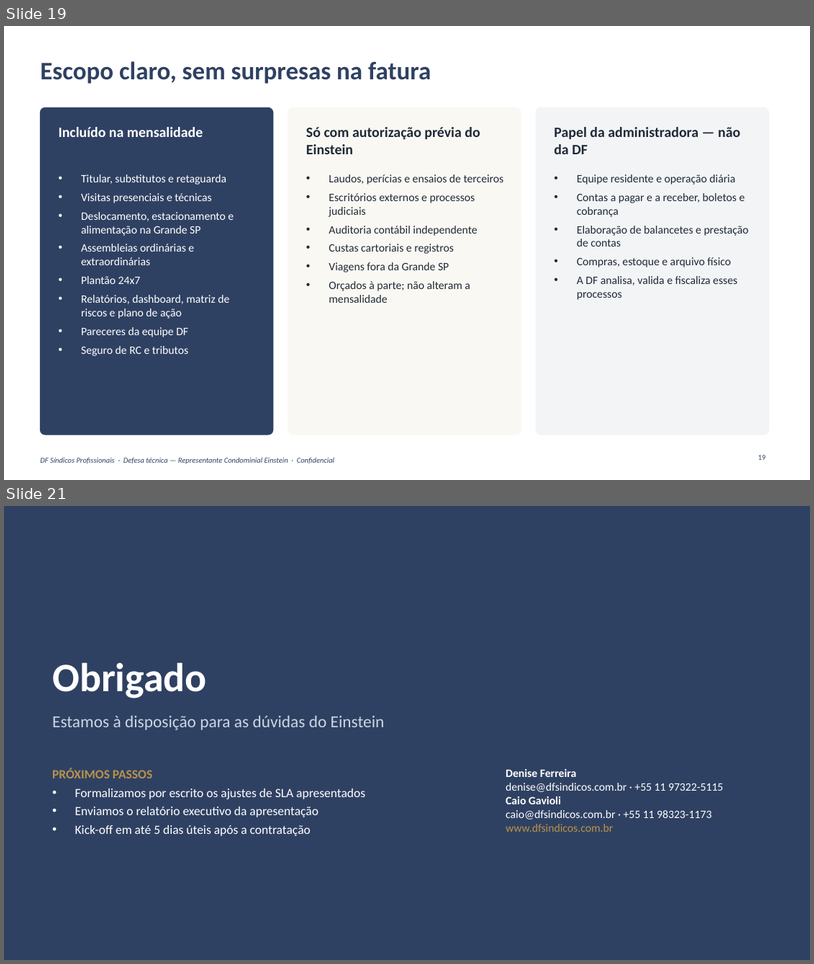
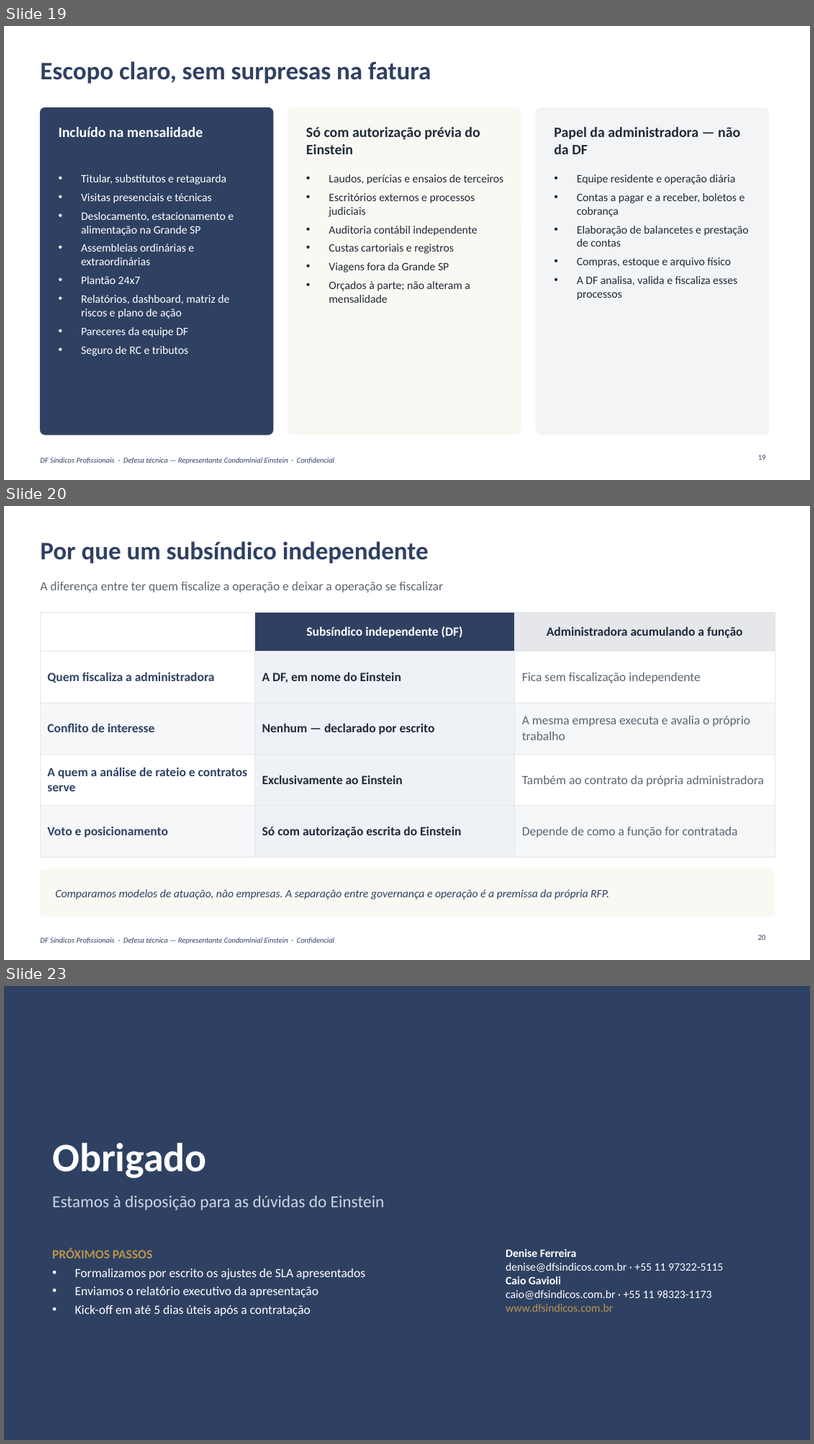
Before and after one commit to caiogavioli/Brainstorm, a slide deck: entregas/apresentacao-13-10/DF_Apresentacao_Einstein_13-10.pptx. Shown one above the other, each under a label of ours: slides 19 and 21 before the commit, slides 19, 20 and 23 after it; the slides between them are not shown. The pictures are 814x964 and 814x1444 pixels, drawn with LibreOffice and Linux fonts; fonts in the diff are those of the drawing; background and template pictures are left out. Boxes give left, top, right and bottom in pixels: in the first picture for what was removed or moved away, otherwise in the second. Text is boxed around its words. In the diff, an @@ line names an element or a change of style, - is before the commit and + after.

```diff
--- a/entregas/apresentacao-13-10/DF_Apresentacao_Einstein_13-10.pptx
+++ b/entregas/apresentacao-13-10/DF_Apresentacao_Einstein_13-10.pptx
@@ slide 20 added at (x1=4, y1=506, x2=810, y2=960), background #FFFFFF; not listed: 1 template element that a slide beside it also shows @@
@@ title added at (x1=40, y1=541, x2=429, y2=564), 30 pt, text #2F4162, bold @@
+Por que um subsíndico independente
@@ text added at (x1=40, y1=582, x2=443, y2=592), 15 pt, text #5B6470 @@
+A diferença entre ter quem fiscalize a operação e deixar a operação se fiscalizar
@@ table added at (x1=40, y1=612, x2=775, y2=840), 5 rows, 3 columns @@
+ | Subsíndico independente (DF) | Administradora acumulando a função
+Quem fiscaliza a administradora | A DF, em nome do Einstein | Fica sem fiscalização independente
+Conflito de interesse | Nenhum — declarado por escrito | A mesma empresa executa e avalia o próprio trabalho
+A quem a análise de rateio e contratos serve | Exclusivamente ao Einstein | Também ao contrato da própria administradora
+Voto e posicionamento | Só com autorização escrita do Einstein | Depende de como a função for contratada
@@ rounded rectangle added at (x1=40, y1=869, x2=775, y2=916), fill #FAF8F3, outline #FAF8F3 1 pt @@
@@ text added at (x1=55, y1=889, x2=610, y2=899), 13.5 pt, text #2F4162, italic @@
+Comparamos modelos de atuação, não empresas. A separação entre governança e operação é a premissa da própria RFP.
@@ page number added at (x1=759, y1=934, x2=766, y2=939), 9 pt, text #2F4162 @@
+20
@@ what was slide 21 is now slide 23 @@
```
Also in this commit, not shown: 2 other slides added, 1 slide removed, 7 other files.
